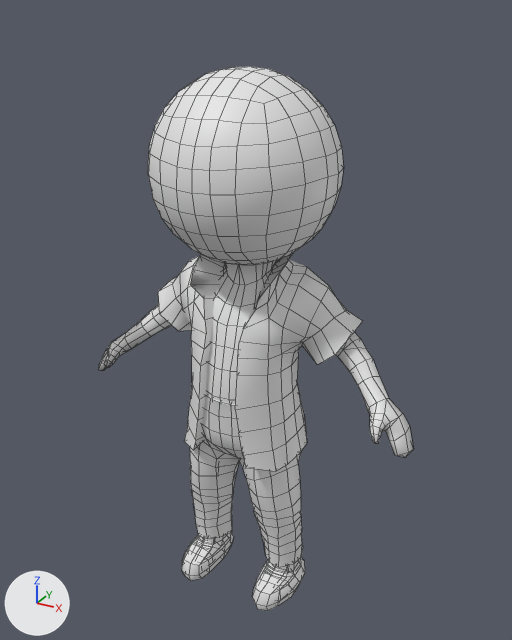
Renders of the Blender file Assets/Mafia_Characters/Mafia_CharactersEdit.blend from each side of a commit.
The view is the same before and after, from a camera (50 mm lens) standing at (1.084, -1.908, 1.999) and looking at (0.009, 0.046, 1.022). Arrows for +X, +Y and +Z are at lower left; the lights stay in place. Mesh edges are drawn as thin lines. Materials are left out; every surface is plain grey.

Script lines for the objects in view, before the commit:
```python
me_mesh_069 = bpy.data.meshes.new('Mesh.069')
me_mesh_069.from_pydata(...)  # 277 vertices, 302 faces; spans x -0.227..0.227, y -0.191..0.134, z 0.109..0.829
me_mesh_069.materials.append(mat_material_clothes_mafia_004)
me_mesh_070 = bpy.data.meshes.new('Mesh.070')
me_mesh_070.from_pydata(...)  # 156 vertices, 160 faces; spans x -0.239..0.239, y -0.201..0.096, z -0.012..0.11
me_mesh_070.materials.append(mat_material_clothes_mafia_004)
me_stickman_heads_sphere_042 = bpy.data.meshes.new('Stickman_heads_sphere.042')
me_stickman_heads_sphere_042.from_pydata(...)  # 1003 vertices, 1035 faces; spans x -0.61..0.61, y -0.01..1.84, z -0.3..0.29
me_stickman_heads_sphere_042.materials.append(mat_material_stickman)
ob_hijacker_01_shoes = bpy.data.objects.new('Hijacker_01_Shoes', me_mesh_070)
ob_hijacker_01_shoes.location = (0.0, 0.0, 0.0)
ob_hijacker_01_trousers = bpy.data.objects.new('Hijacker_01_Trousers', me_mesh_069)
ob_hijacker_01_trousers.location = (0.0, 0.0, 0.0)
ob_stickman = bpy.data.objects.new('Stickman', me_stickman_heads_sphere_042)
ob_stickman.location = (0.0, 0.0, 0.0)
ob_stickman.rotation_euler = (1.571, 0.0, 3.142)  # degrees (90, 0, 180)
# also in view: 'Man_T-Shirt' at (0.0, -0.011, 0.935)
```
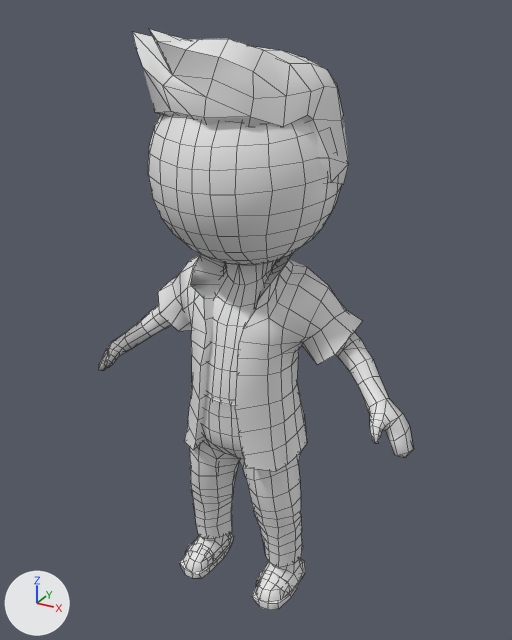
What differs and where, as boxes [x1, y1, x2, y2] in the pictures (512 x 640 px):
'Man_Hear', added
    after: [132, 29, 349, 185]
'Hijacker_01_Shoes', reshaped, turned
    before: [182, 533, 305, 611]
    after: [180, 533, 305, 610]
part 1 of me_mesh_070, cut back
    before: [182, 533, 234, 581]
    after: [252, 559, 305, 610]
part 2 of me_mesh_070, cut back
    before: [252, 557, 305, 611]
    after: [180, 533, 234, 578]

Edits to the bpy script that builds the scene:
```text
Change me_mesh_070:
    used by ob_hijacker_01_shoes; location = (0.0, 0.0, 0.0)
    remove me_mesh_070.from_pydata(...)  # 156 vertices, 160 faces; spans x -0.239..0.239, y -0.201..0.096, z -0.012..0.11
    add me_mesh_070.from_pydata(...)  # 112 vertices, 82 faces; spans x -0.235..0.235, y -0.012..0.088, z -0.18..0.096
    me_mesh_070 part 1
    78 vertices are removed from x -0.239..-0.092, y -0.201..0.096, z -0.012..0.11
    80 faces are deleted
    56 vertices are added at x -0.235..-0.093, y -0.012..0.088, z -0.18..0.096
    41 new faces join them
    me_mesh_070 part 2
    78 vertices are removed from x 0.092..0.239, y -0.201..0.096, z -0.012..0.11
    80 faces are deleted
    56 vertices are added at x 0.093..0.235, y -0.012..0.088, z -0.18..0.096
    41 new faces join them
Add me_mesh_050:
    me_mesh_050.from_pydata(...)  # 107 vertices, 105 faces; spans x -27.4..30.1, y -26.2..22.9, z -32.0..25.4
Change ob_hijacker_01_shoes:
    ob_hijacker_01_shoes.rotation_euler: (0.0, 0.0, 0.0) -> (-1.571, 3.142, 0.0)  # degrees (0, 0, 0) -> degrees (-90, 180, 0)
Add ob_man_hear:
    ob_man_hear = bpy.data.objects.new('Man_Hear', me_mesh_050)
    ob_man_hear.location = (-0.014, -0.009, 1.734)
    ob_man_hear.rotation_euler = (1.571, 0.0, 0.0)  # degrees (90, 0, 0)
    ob_man_hear.scale = (0.0106, 0.00938, 0.0106)
```
